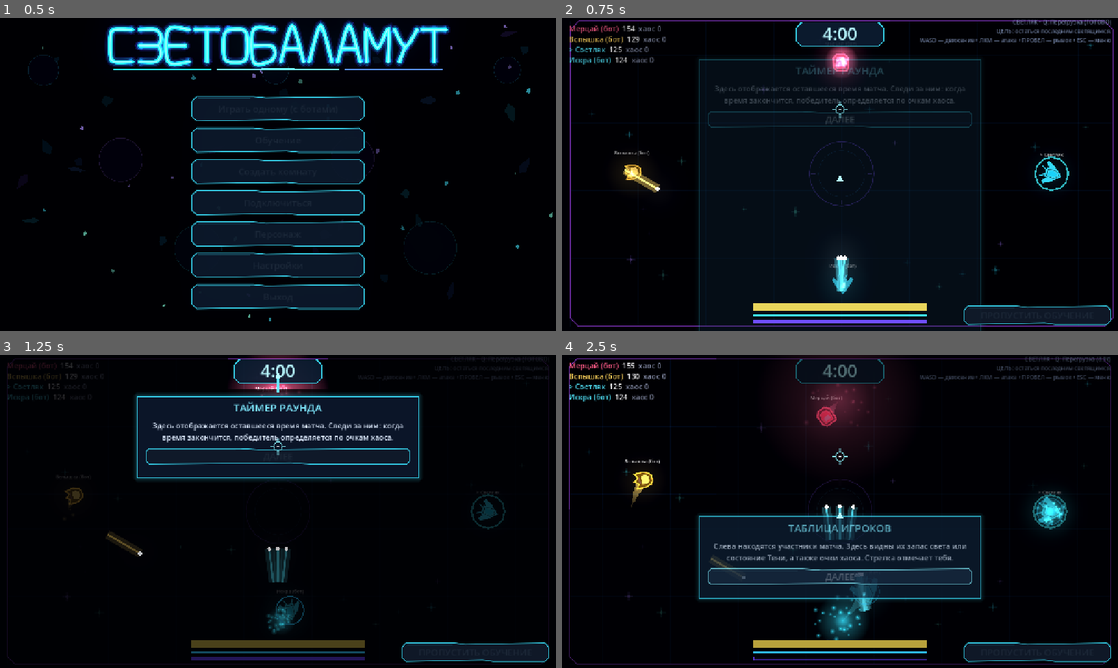
Above: before the commit, frames 1-4 (two rows, left to right).
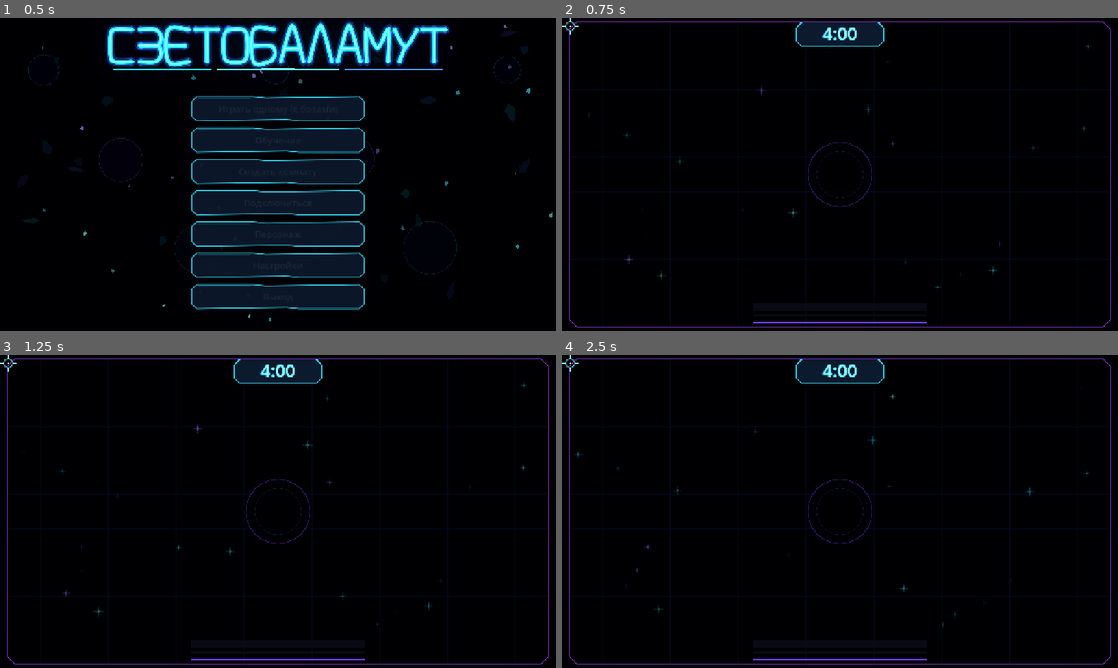
Above: after the commit, the same moments.

Repository: DvoreZZKy/svetobalamut
Game: Godot game, scene res://scenes/menu.tscn
Same seed, same stepped clock (60 frames per second), same inputs: the game is played once before the commit and once after it.
Inputs (mouse positions are in pixels of both pictures, inside the frame that each line leads up to):
- Up to frame 1 (0.5 s): no input
- Up to frame 2 (0.75 s): click "Играть одному (с ботами)" at 0.5 s
- Up to frame 3 (1.25 s): no input
- Up to frame 4 (2.5 s): tap Enter (restart) at 1.25 s; move the mouse to (962, 495) at 1.27 s; hold D (right) 1.28-2 s; tap Q (ability) at 1.35 s; click (962, 495) at 1.42 s; click (840, 455) at 2 s, where only the run before the commit has a clickable "ДАЛЕЕ"

Frame 1 is identical in both runs. In frame 2, 13% of the frame differs, in the area x 0-100%, y 0-100%; in frame 3, 20%; in frame 4, 23%, in the area x 0-99%, y 0-99%.
Error after the commit: Parse Error: Cannot infer the type of "old_light" variable because the value doesn't have a set type. (res://scripts/sim.gd:281)

Commit message:
Emit local damage and healing feedback events

Diff:
--- a/scripts/sim.gd
+++ b/scripts/sim.gd
@@ -278,7 +278,11 @@
 		if eater.hp <= 0:
 			eater.dead = true
 			events.append({"t": "eat", "x": eater.pos.x, "y": eater.pos.y, "c": p.ci})
+			var old_light := p.light
 			p.light = minf(p.max_light, p.light + 9.0)
+			var healed := p.light - old_light
+			if healed > 0.01:
+				events.append({"t": "heal", "id": p.id, "amount": healed})
 		else:
 			events.append({"t": "hit", "x": eater.pos.x, "y": eater.pos.y, "c": p.ci})
 	p.light -= SHOT_COST
@@ -387,11 +391,19 @@
 			if contributor.shadow or contributor.decoy:
 				continue
 			var share := KILL_BONUS * maxf(0.0, float(damage_by[attacker_id])) / total_damage
+			var old_light := contributor.light
 			contributor.light = minf(contributor.max_light, contributor.light + share)
+			var healed := contributor.light - old_light
+			if healed > 0.01:
+				events.append({"t": "heal", "id": contributor.id, "amount": healed})
 	elif killer != 0 and killer != p.id and players.has(killer):
 		var fallback: Dictionary = players[killer]
 		if not fallback.shadow and not fallback.decoy:
+			var old_light := fallback.light
 			fallback.light = minf(fallback.max_light, fallback.light + KILL_BONUS)
+			var healed := fallback.light - old_light
+			if healed > 0.01:
+				events.append({"t": "heal", "id": fallback.id, "amount": healed})
 	if killer != 0 and killer != p.id and players.has(killer):
 		var k: Dictionary = players[killer]
 		if not k.shadow:
@@ -418,6 +430,7 @@
 	if p.kind == 1 and p.ability_t > 0.0:
 		reduced *= 0.25
 	p.light -= reduced
+	events.append({"t": "hurt", "id": p.id, "amount": reduced})
 	if src != 0 and src != p.id and players.has(src) and not players[src].shadow and not players[src].decoy:
 		var damage_by: Dictionary = p.get("damage_by", {})
 		damage_by[src] = float(damage_by.get(src, 0.0)) + reduced
@@ -430,7 +443,11 @@
 	if src != 0 and players.has(src):
 		var a: Dictionary = players[src]
 		if not a.shadow:
+			var old_light := a.light
 			a.light = minf(a.max_light, a.light + reduced * 0.35)
+			var healed := a.light - old_light
+			if healed > 0.01:
+				events.append({"t": "heal", "id": a.id, "amount": healed})
 	if p.light <= 0.0 and not p.decoy and not p.shadow:
 		_make_shadow(p, src, false)
 		if bounced and players.has(src) and src != p.id:
@@ -545,7 +562,12 @@
 						e.dead = true
 						events.append({"t": "eat", "x": e.pos.x, "y": e.pos.y, "c": 0})
 						if players.has(b.owner) and not players[b.owner].shadow:
-							players[b.owner].light = minf(players[b.owner].max_light, players[b.owner].light + 9.0)
+							var eater_healer: Dictionary = players[b.owner]
+							var old_light := eater_healer.light
+							eater_healer.light = minf(eater_healer.max_light, eater_healer.light + 9.0)
+							var healed := eater_healer.light - old_light
+							if healed > 0.01:
+								events.append({"t": "heal", "id": eater_healer.id, "amount": healed})
 					else:
 						events.append({"t": "hit", "x": e.pos.x, "y": e.pos.y, "c": 0})
 					break
@@ -633,8 +655,13 @@
 				a.ci = b.ci
 				_set_kind(b, old_kind)
 				b.ci = old_color
+				var old_light := a.light
 				a.light = minf(a.max_light, a.light + amt)
+				var healed := a.light - old_light
+				if healed > 0.01:
+					events.append({"t": "heal", "id": a.id, "amount": healed})
 				b.light = maxf(1.0, b.light - amt)
+				events.append({"t": "hurt", "id": b.id, "amount": amt})
 		"doubles":
 			if not lit.is_empty():
 				for i in 3:
